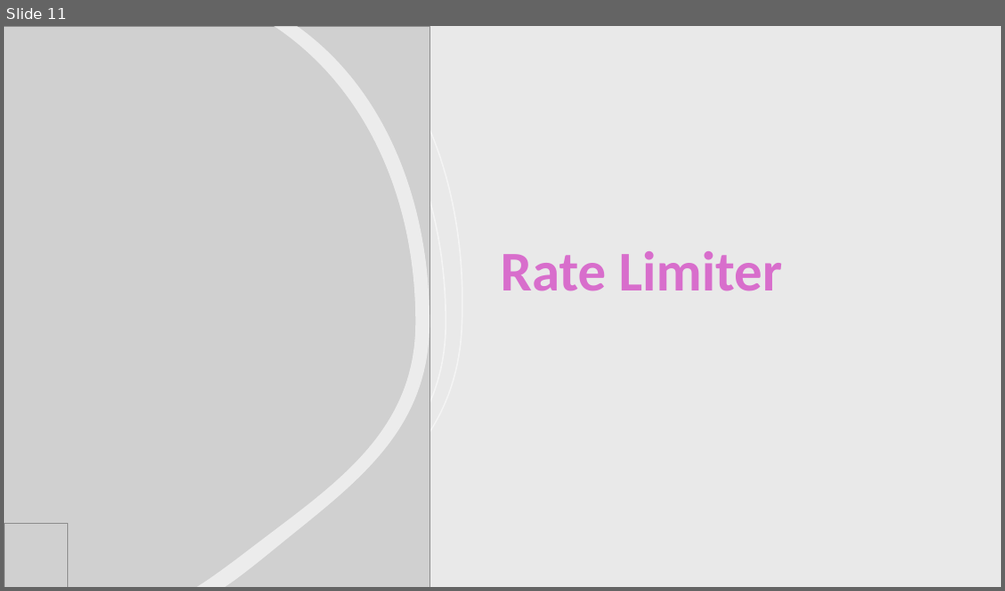
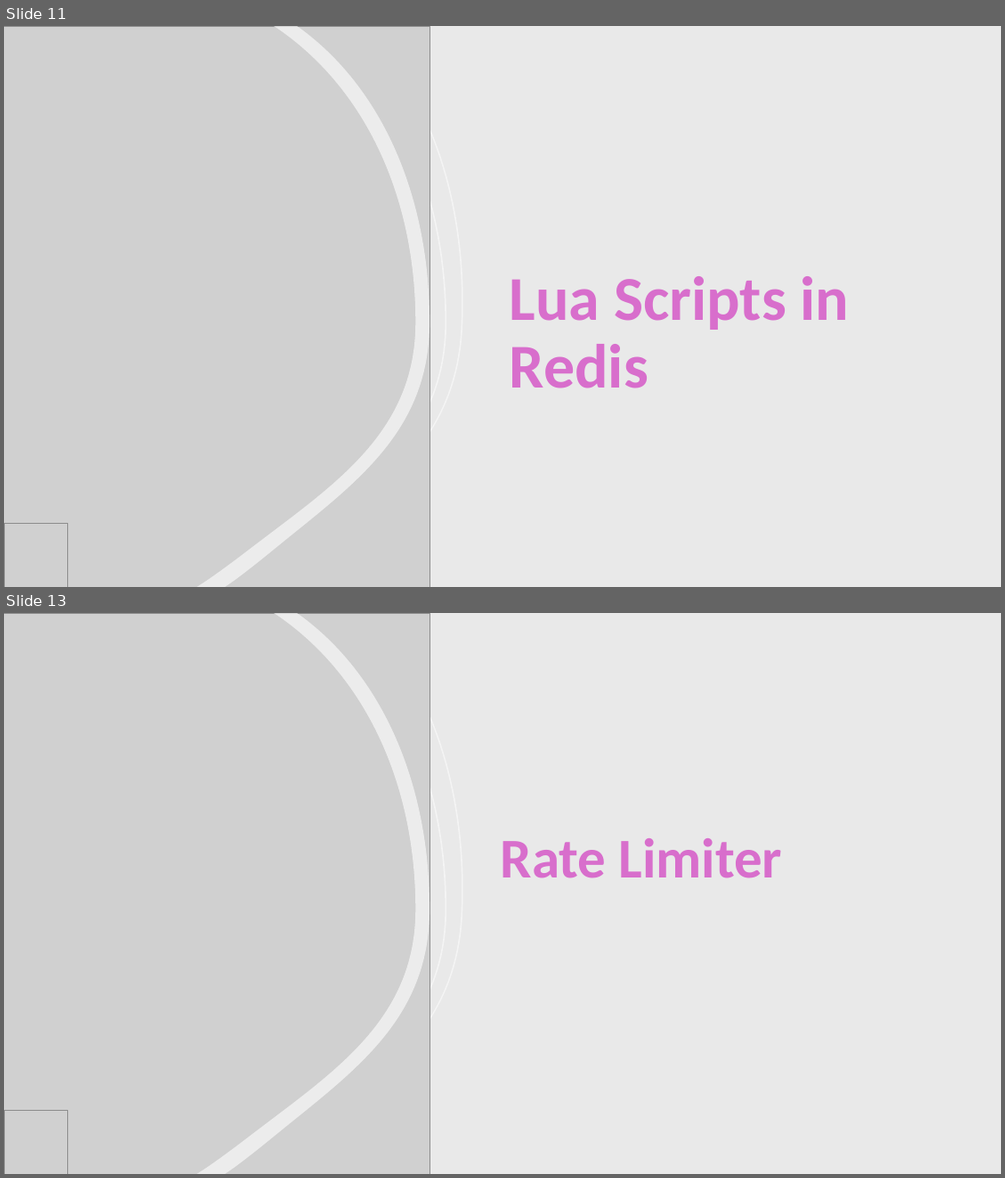
Before and after one commit to DenysFlnk/redis-rate-limiter, a slide deck: codeus_rate_limiter_dhalchenko.pptx. Shown one above the other, each under a label of ours: slide 11 before the commit, slides 11 and 13 after it; the slides between them are not shown. The pictures are 1005x591 and 1005x1178 pixels, drawn with LibreOffice and Linux fonts; fonts in the diff are those of the drawing; grey boxes stand for pictures. Boxes give left, top, right and bottom in pixels: in the first picture for what was removed or moved away, otherwise in the second. Text is boxed around its words. In the diff, an @@ line names an element or a change of style, - is before the commit and + after.

```diff
--- a/codeus_rate_limiter_dhalchenko.pptx
+++ b/codeus_rate_limiter_dhalchenko.pptx
@@ slide 11 added at [4, 26, 1001, 587], background #FFFFFF @@
@@ rectangle added at [4, 26, 1001, 587], fill #E9E9E9 @@
@@ picture added at [4, 26, 429, 587] @@
@@ freeform shape added at [197, 26, 429, 587], fill #FFFFFF at 60% opacity @@
@@ freeform shape added at [243, 26, 446, 587], fill #FFFFFF at 50% opacity @@
@@ freeform shape added at [256, 26, 463, 587], fill #FFFFFF at 50% opacity @@
@@ title added at [510, 276, 850, 388], 60 pt, text gradient #4E95D9 to #D86ECC to #0070C0 to #215F9A, bold @@
+Lua Scripts in Redis
@@ picture added at [4, 524, 67, 587] @@
@@ what was slide 11 is now slide 13 @@
```
Also in this commit, not shown: 1 other slide added, 1 other file.
